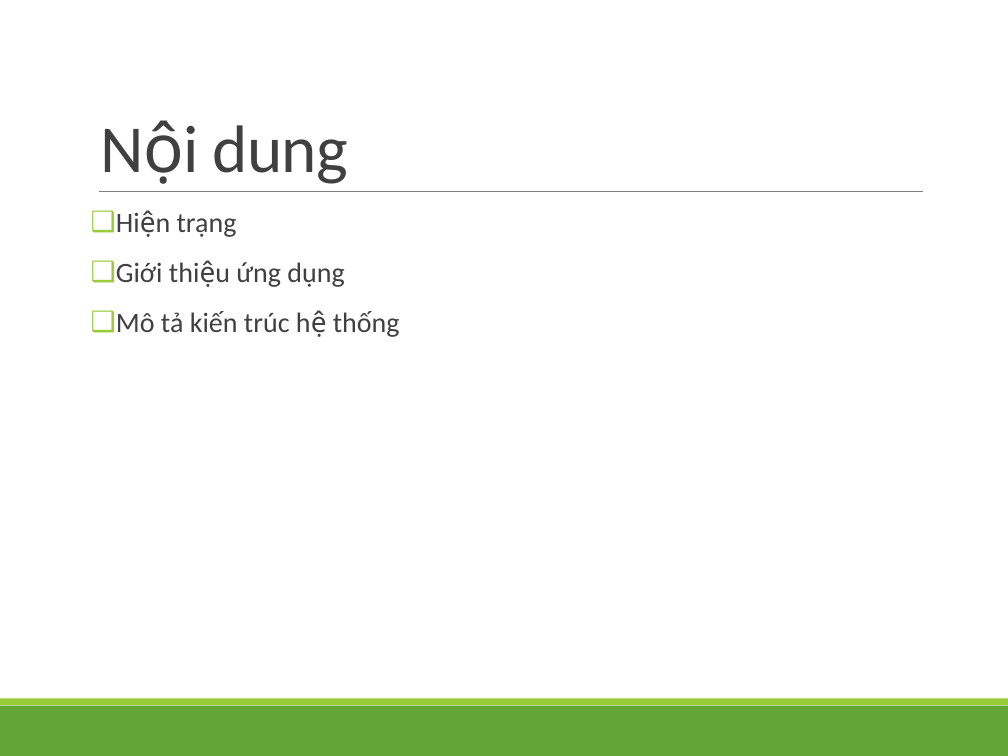
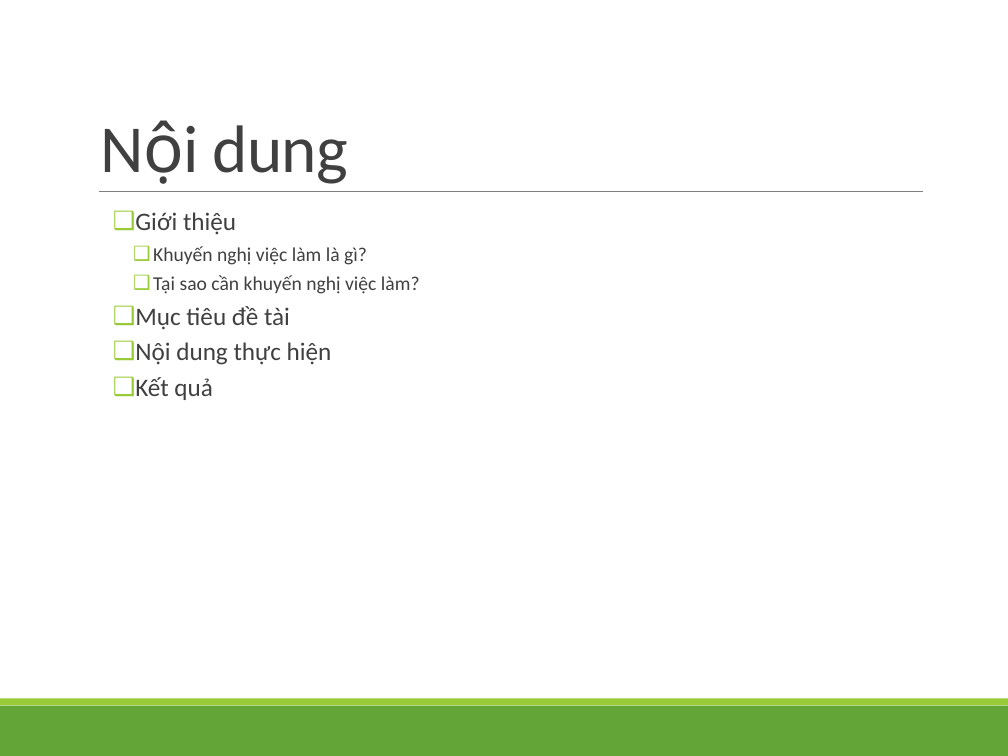
Before and after one commit to luanft/web-feedback-system, a slide deck: slide 2 of Document/slide/Job-rec-slide.pptx. Drawn at 1008x756 pixels with LibreOffice and Linux fonts; fonts in the diff are those of the drawing; background and template pictures are left out. Boxes give left, top, right and bottom in pixels: in the first picture for what was removed or moved away, otherwise in the second. Text is boxed around its words. In the diff, an @@ line names an element or a change of style, - is before the commit and + after.

```diff
--- a/Document/slide/Job-rec-slide.pptx
+++ b/Document/slide/Job-rec-slide.pptx
@@ text at box(135, 212, 420, 400): text changed; size 20 to 14 pt @@
-❑ Hiện trạng
-❑ Giới thiệu ứng dụng
-❑ Mô tả kiến trúc hệ thống
+  ❑ Giới thiệu
+    ❑ Khuyến nghị việc làm là gì?
+    ❑ Tại sao cần khuyến nghị việc làm?
+  ❑ Mục tiêu đề tài
+  ❑ Nội dung thực hiện
+  ❑ Kết quả
```
